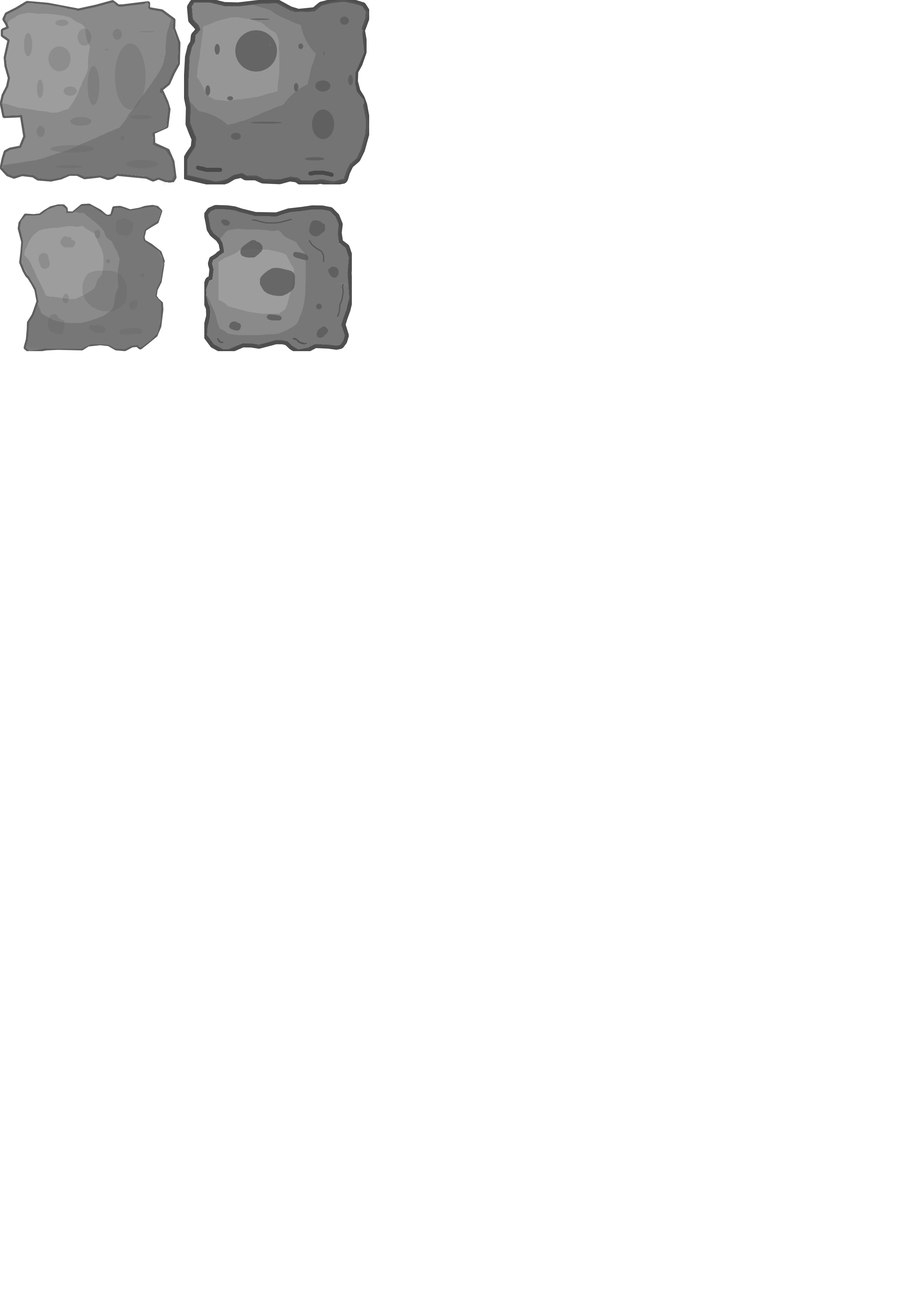
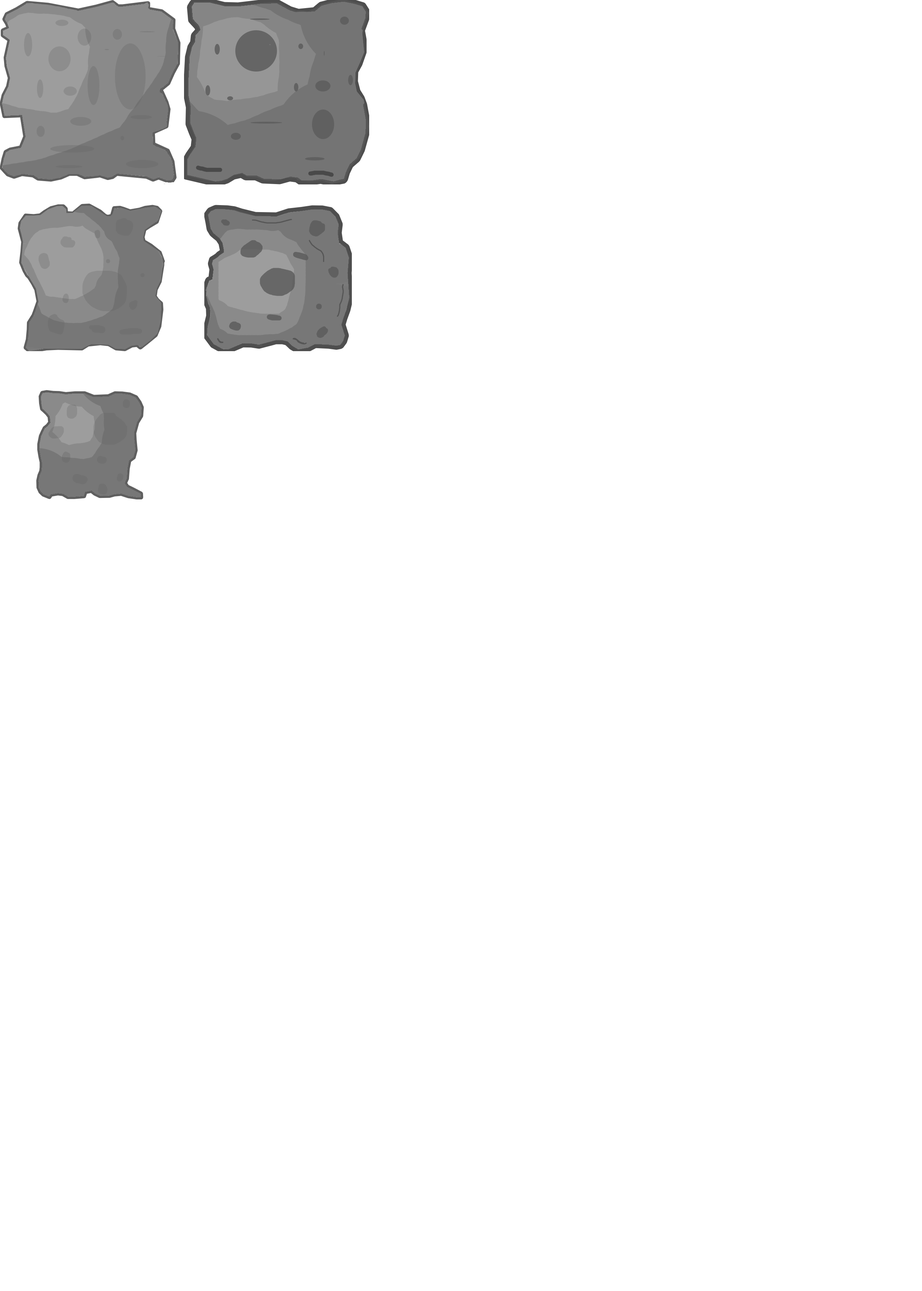
Two versions of the same layered image (w=922, h=1291). Layer-by-layer changes:
renamed "Paint Layer 1" to "frame0_2.kra", painted on it over left=36, top=390, right=144, bottom=500
